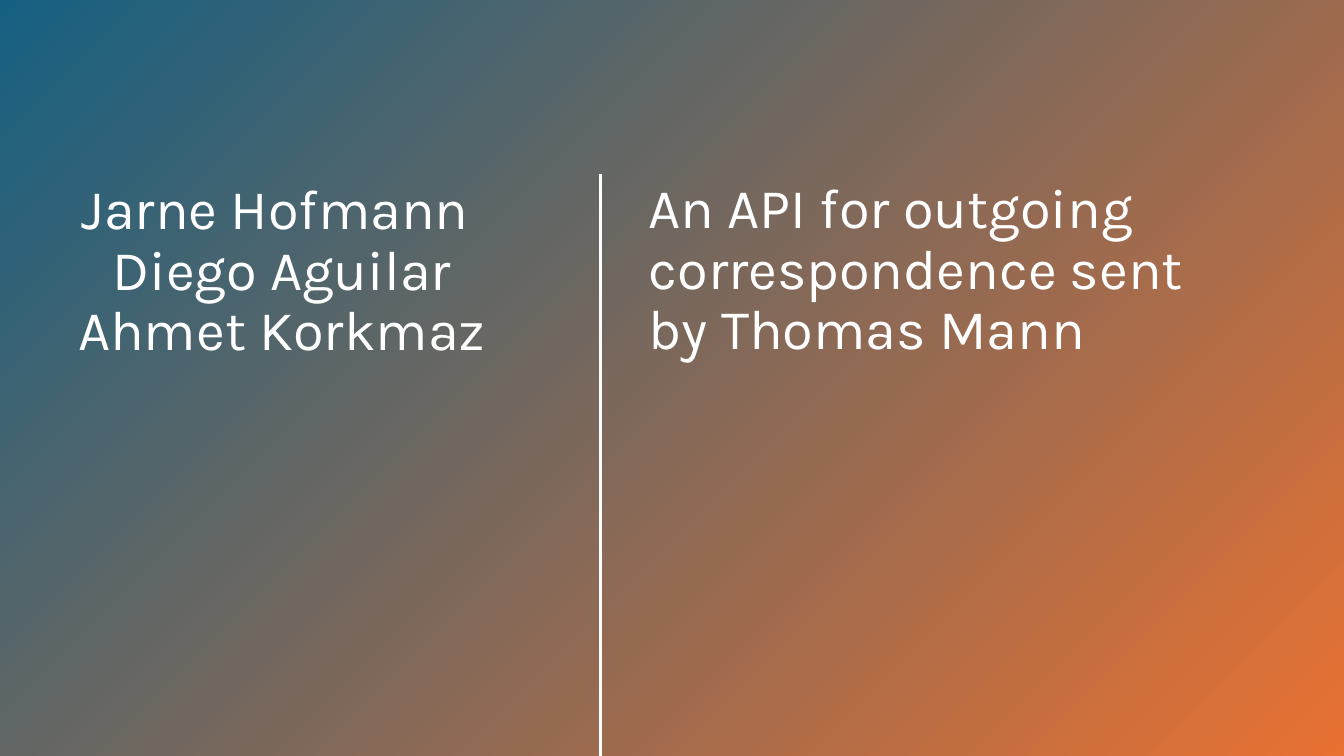
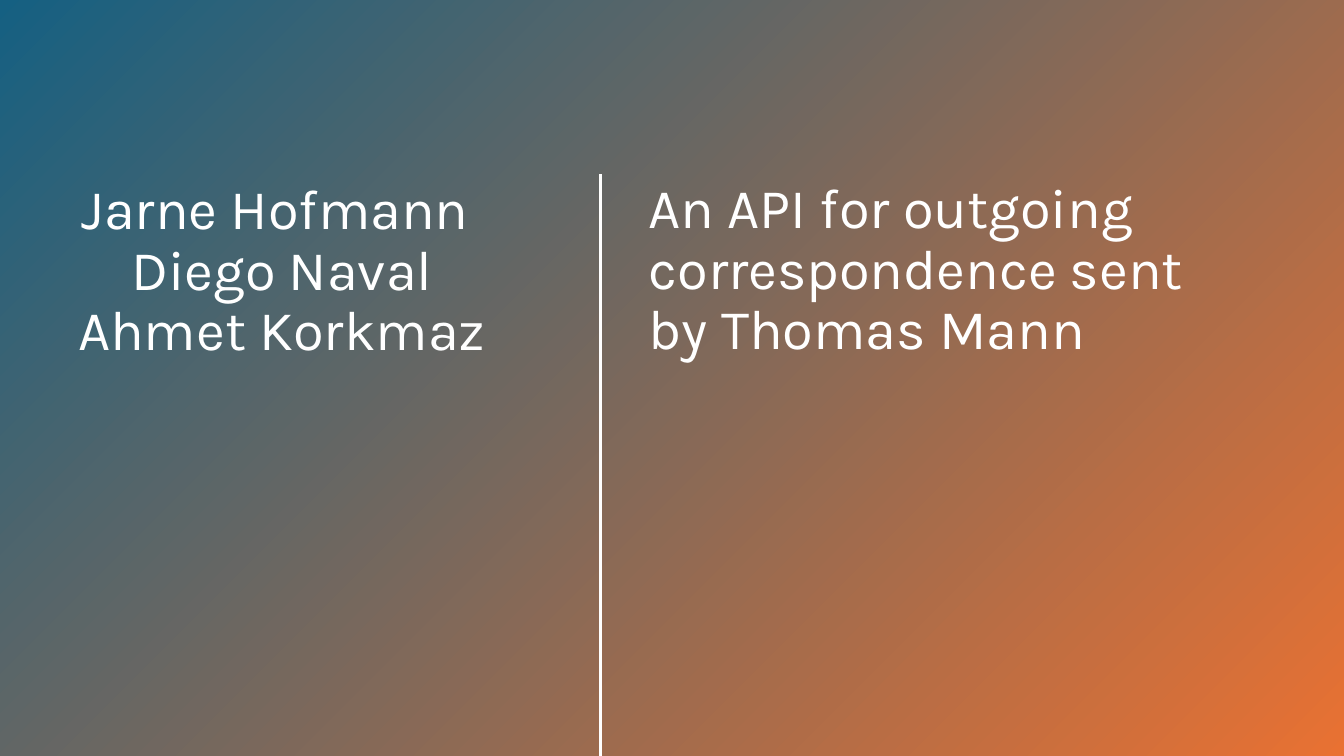
Before and after one commit to Dachso/REST-API, a slide deck: slide 1 of Thomas Mann Outgoing correspondence API.pptm. Drawn at 1344x756 pixels with LibreOffice and Linux fonts; fonts in the diff are those of the drawing. Boxes give left, top, right and bottom in pixels: in the first picture for what was removed or moved away, otherwise in the second. Text is boxed around its words. In the diff, an @@ line names an element or a change of style, - is before the commit and + after.

```diff
--- a/Thomas Mann Outgoing correspondence API.pptm
+++ b/Thomas Mann Outgoing correspondence API.pptm
@@ title at box(78, 190, 485, 351): text changed @@
-Jarne Hofmann
-Diego Aguilar
-Ahmet Korkmaz
+Jarne Hofmann
+Diego Naval
+Ahmet Korkmaz
```
